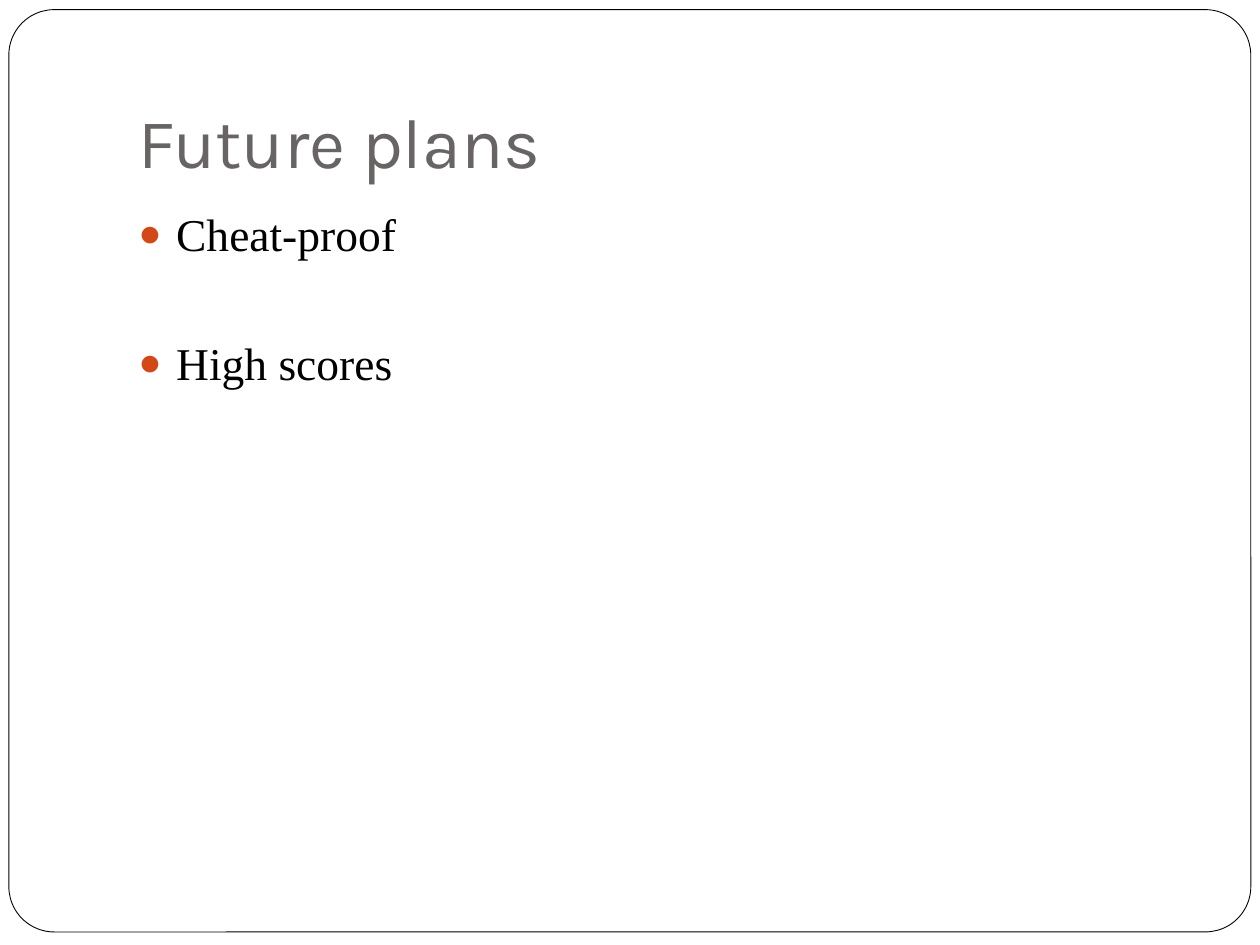
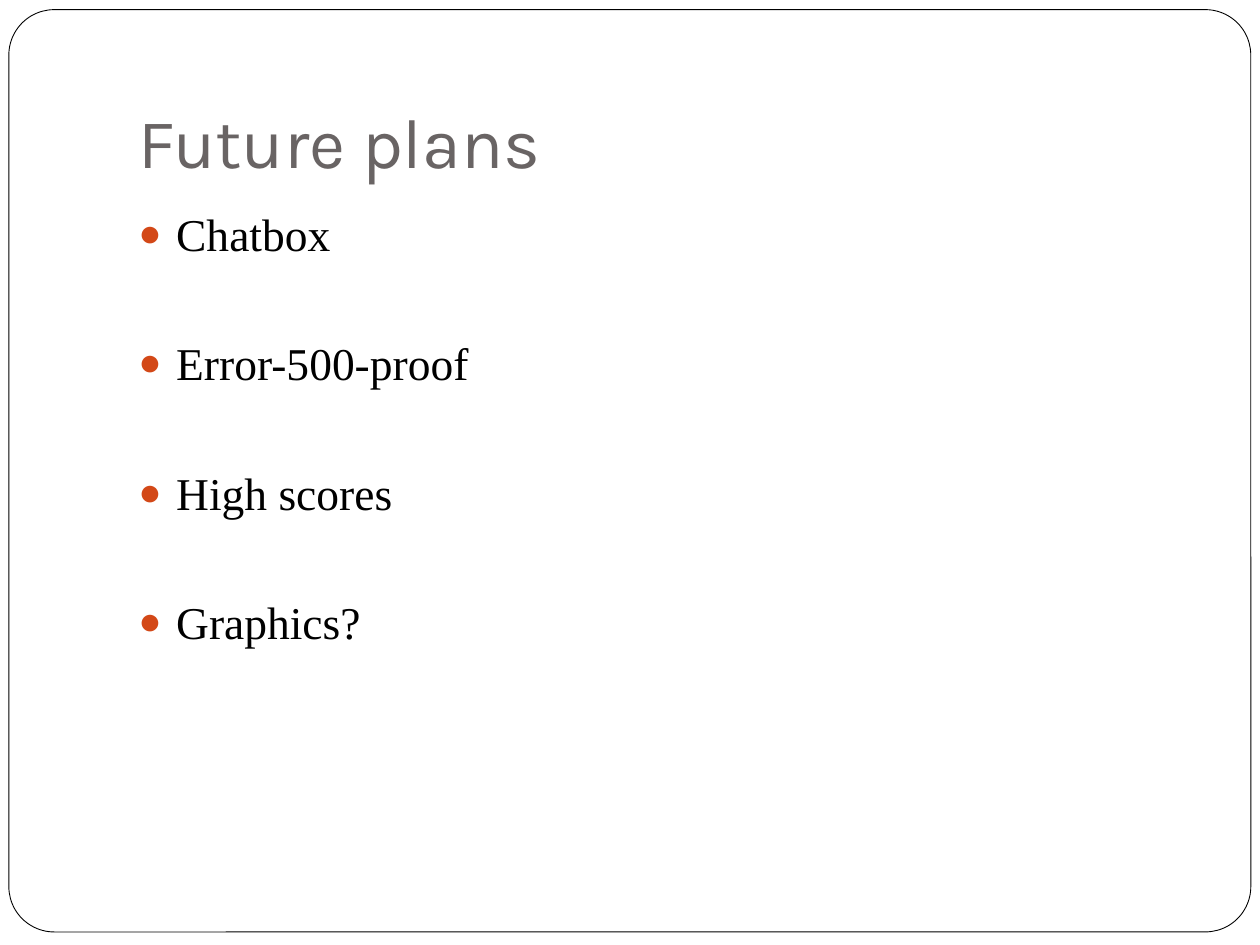
Before and after one commit to MErends/Project_Erends, a slide deck: slide 12 of Reversi.pptx (slide 11 before the commit). Drawn at 1260x945 pixels with LibreOffice and Linux fonts; fonts in the diff are those of the drawing. Boxes give left, top, right and bottom in pixels: in the first picture for what was removed or moved away, otherwise in the second. Text is boxed around its words. In the diff, an @@ line names an element or a change of style, - is before the commit and + after.

```diff
--- a/Reversi.pptx
+++ b/Reversi.pptx
@@ text at (x1=176, y1=219, x2=468, y2=389): text changed @@
-● Cheat-proof
+● Chatbox
+● Error-500-proof
@@ text at (x1=176, y1=607, x2=360, y2=648): paragraph added @@
+● Graphics?
```
Also in this commit, not shown: 3 other slides changed, 2 slides added, 1 other file.
